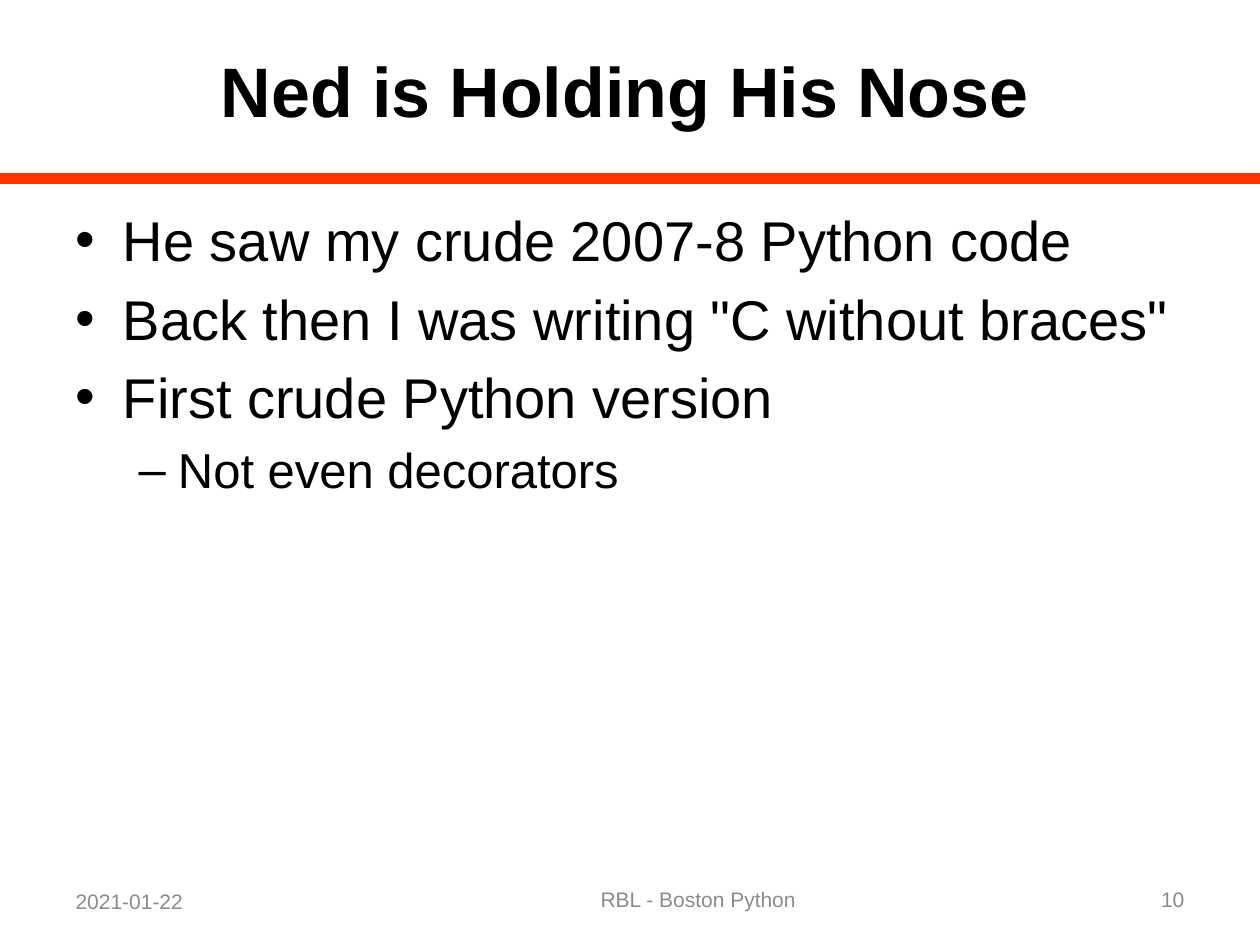
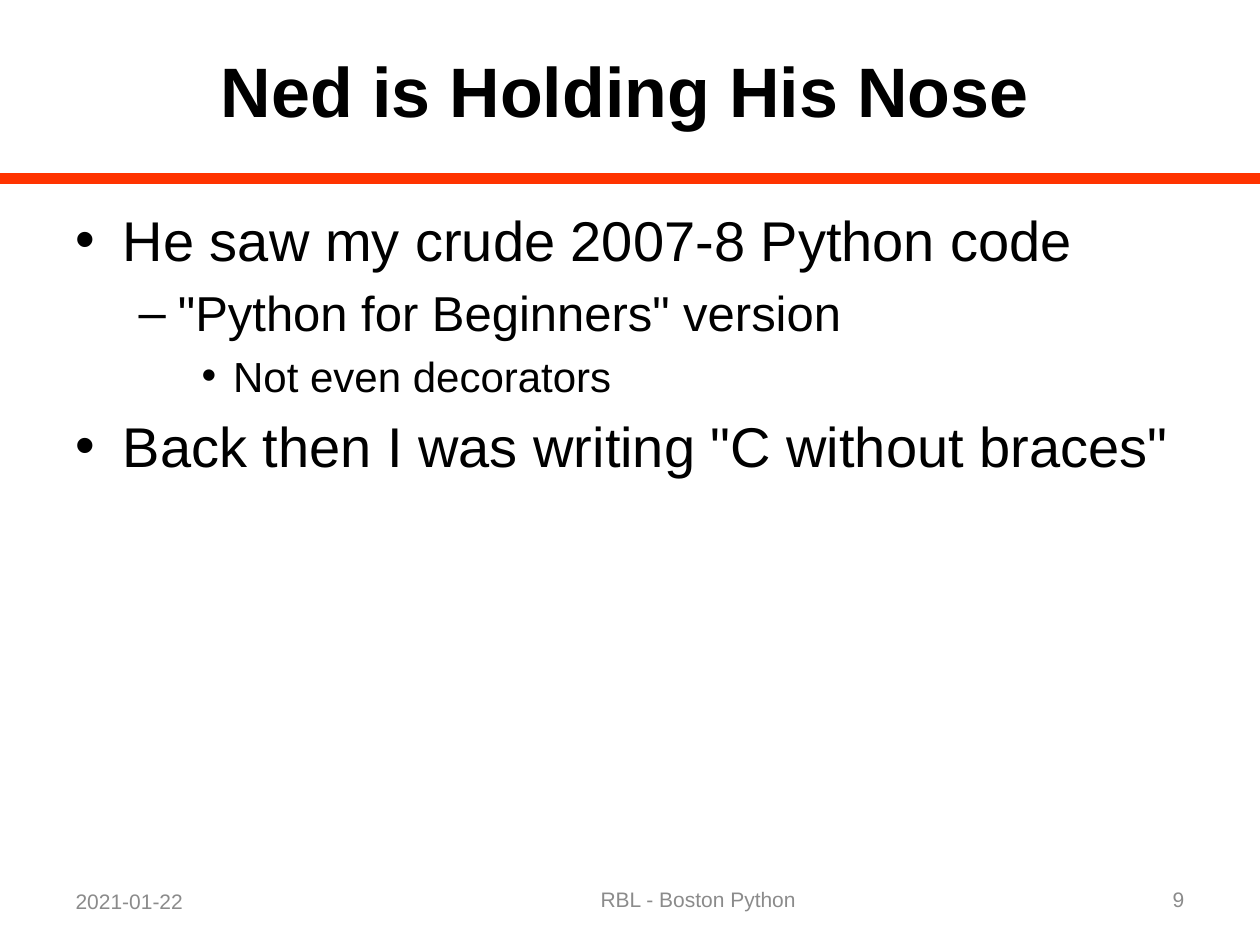
Before and after one commit to rblandau/NewTrace, a slide deck: slide 9 of docs/OfflineDebugging/A Dinosaur and a Python 04.pptx (slide 10 before the commit). Drawn at 1260x945 pixels with LibreOffice and Linux fonts; fonts in the diff are those of the drawing. Boxes give left, top, right and bottom in pixels: in the first picture for what was removed or moved away, otherwise in the second. Text is boxed around its words. In the diff, an @@ line names an element or a change of style, - is before the commit and + after.

```diff
--- a/docs/OfflineDebugging/A Dinosaur and a Python 04.pptx
+++ b/docs/OfflineDebugging/A Dinosaur and a Python 04.pptx
@@ text at box(178, 295, 841, 393): paragraphs added @@
+  – "Python for Beginners" version
+    • Not even decorators
@@ text at box(123, 377, 774, 489): paragraphs removed @@
-• First crude Python version
-  – Not even decorators
@@ page number at box(1173, 892, 1185, 907): text changed @@
-10
+9
```
Also in this commit, not shown: 24 other slides changed, 1 slide removed, 5 other files.
